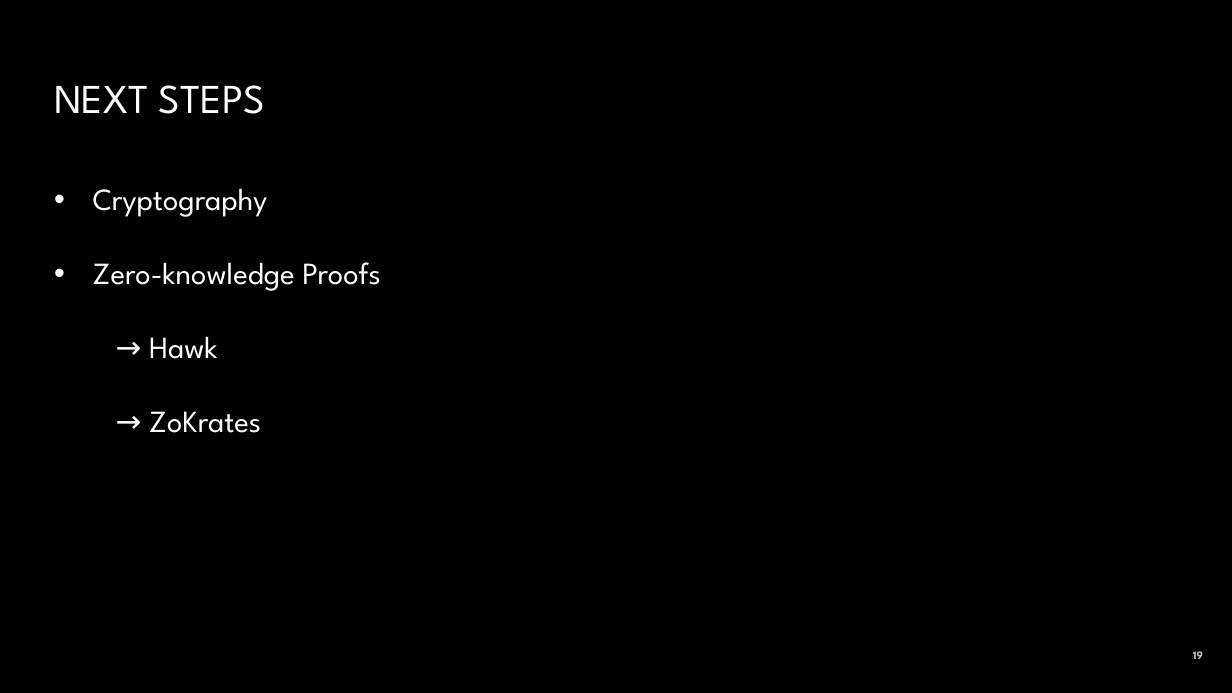
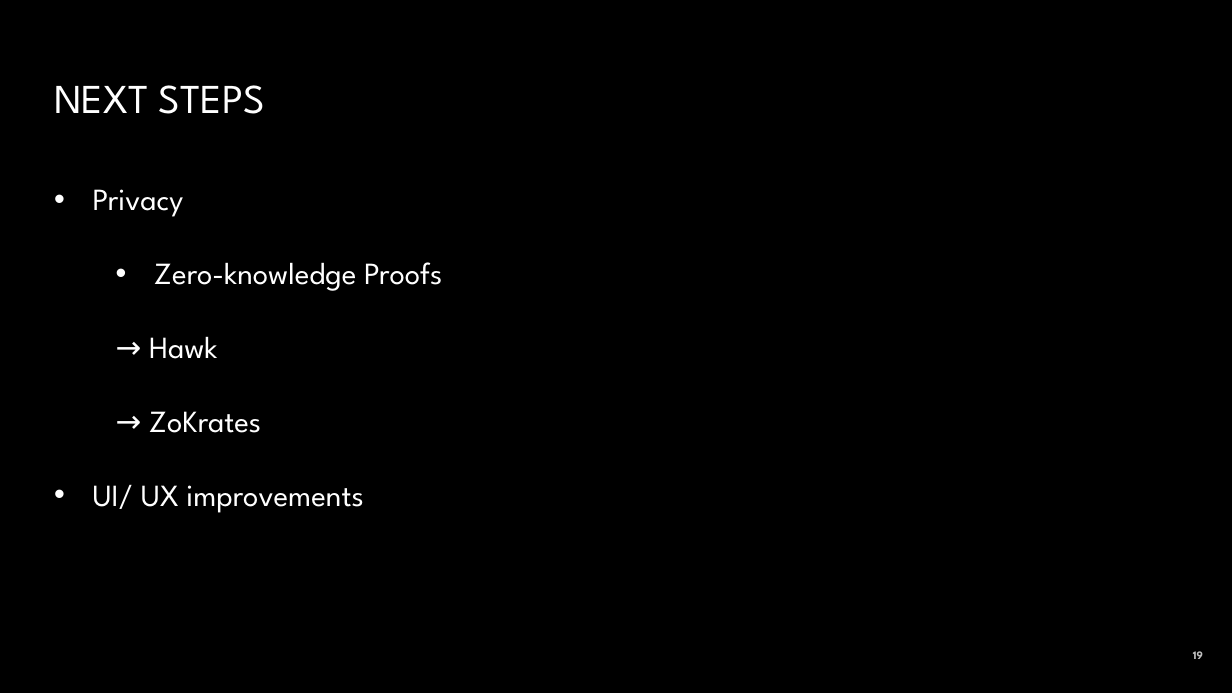
Before and after one commit to JacobEberhardt/decentralized-energy-trading, a slide deck: slide 19 of documentation/Milestone Presentation.pptx. Drawn at 1232x693 pixels with LibreOffice and Linux fonts; fonts in the diff are those of the drawing; background and template pictures are left out. Boxes give left, top, right and bottom in pixels: in the first picture for what was removed or moved away, otherwise in the second. Text is boxed around its words. In the diff, an @@ line names an element or a change of style, - is before the commit and + after.

```diff
--- a/documentation/Milestone Presentation.pptx
+++ b/documentation/Milestone Presentation.pptx
@@ text at [93, 189, 184, 217]: text changed @@
-• Cryptography
+• Privacy
@@ text at [149, 262, 442, 433]: list level 1 to 2 in "Zero-knowledge Proofs"; list level 1 to 2 in "→ ZoKrates" @@
@@ text at [93, 484, 364, 513]: paragraph added @@
+• UI/ UX improvements
```
Also in this commit, not shown: 3 other slides changed, 1 slide added.
